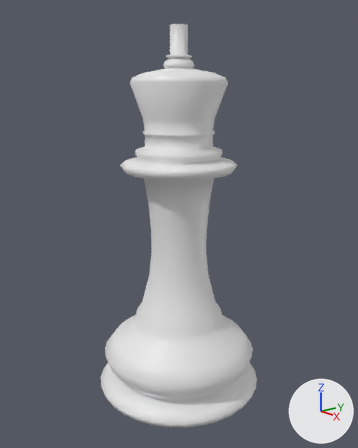
The Blender file krol_niedokonccony.blend: old version first, new version second.
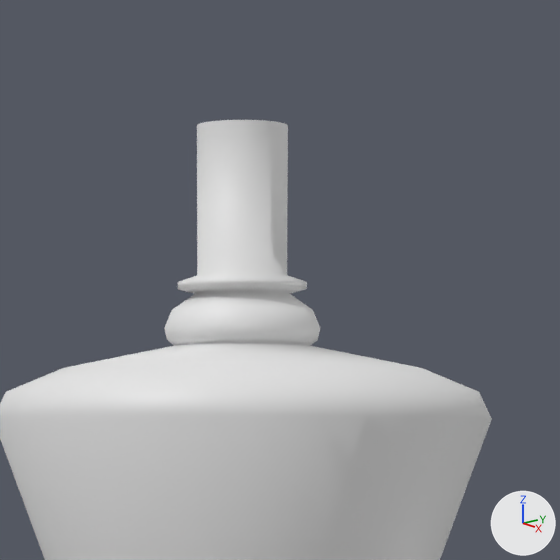
Old and new are each drawn whole from a 50 mm lens placed at (4.042, -3.754, 2.326), pointed at (0.105, -0.605, 0.987) and again close up on the part from 37% to 67% of the width and 0% to 25% of the height. The axes (+X, +Y, +Z) are drawn at lower right. The lights are the same throughout.

Before the edit, the objects in view are built like this:
```python
me_circle_002 = bpy.data.meshes.new('Circle.002')
me_circle_002.from_pydata(...)  # 1376 vertices, 1345 faces; spans x -2.65..2.63, y -2.64..2.64, z -9.67..1.83
me_circle_002.polygons.foreach_set('use_smooth', [True] * 1345)
ob_circle = bpy.data.objects.new('Circle', me_circle_002)
ob_circle.location = (0.097, -0.6, 2.328)
ob_circle.scale = (0.335, 0.335, 0.335)
```
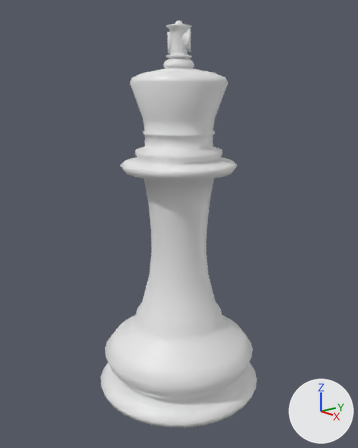
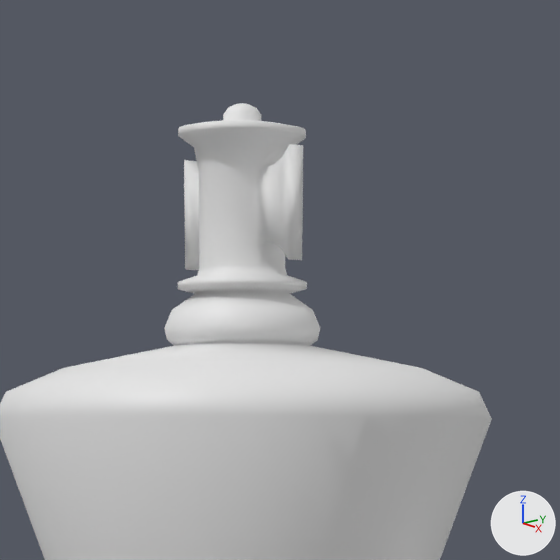
The newer file is also turned or shifted as a whole; pictures and numbers use the older file's frame.

The change, as a list of edits to the scene's bpy script:
```text
Change me_circle_002:
    used by ob_circle; location = (0.097, -0.6, 2.328); scale = (0.335, 0.335, 0.335)
    remove me_circle_002.from_pydata(...)  # 1376 vertices, 1345 faces; spans x -2.65..2.63, y -2.64..2.64, z -9.67..1.83
    add me_circle_002.from_pydata(...)  # 1680 vertices, 1650 faces; spans x -2.65..2.63, y -2.64..2.64, z -9.67..1.94
    me_circle_002 part 1: 64 vertices moved from x -0.26..0.26, y -0.26..0.26, z 1.12 to x -0.23..0.23, y -0.26..0.26, z 1.07..1.19; 30 vertices removed from x -0.26..0.26, y -0.25..0.25, z 1.83; 334 vertices added at x -0.48..0.48, y -0.37..0.37, z 1.09..1.94
```

Changed parts and their boxes (x1, y1, x2, y2) in the close-ups (560 x 560 px):
'Circle', reshaped
    before: (0, 120, 492, 560)
    after: (0, 103, 492, 560)
part 1 of me_circle_002, built on
    before: (197, 120, 288, 275)
    after: (178, 103, 306, 275)
